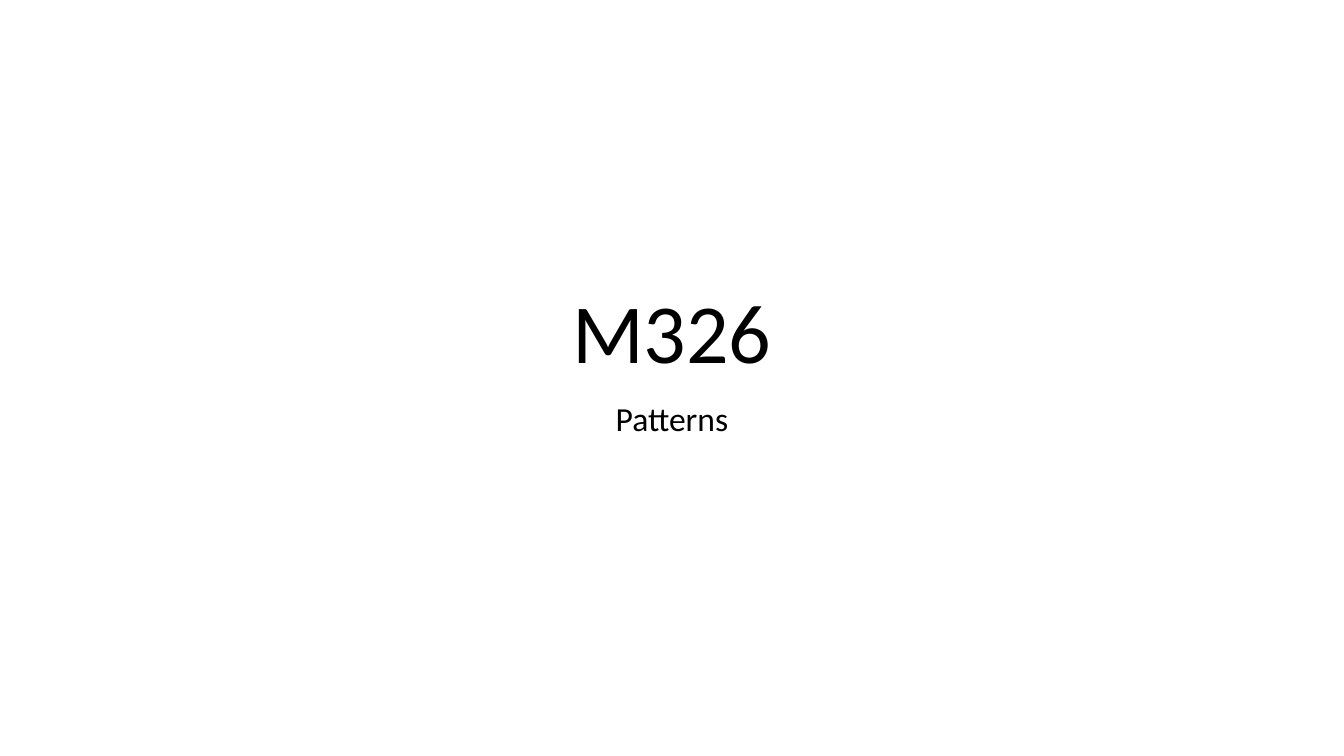
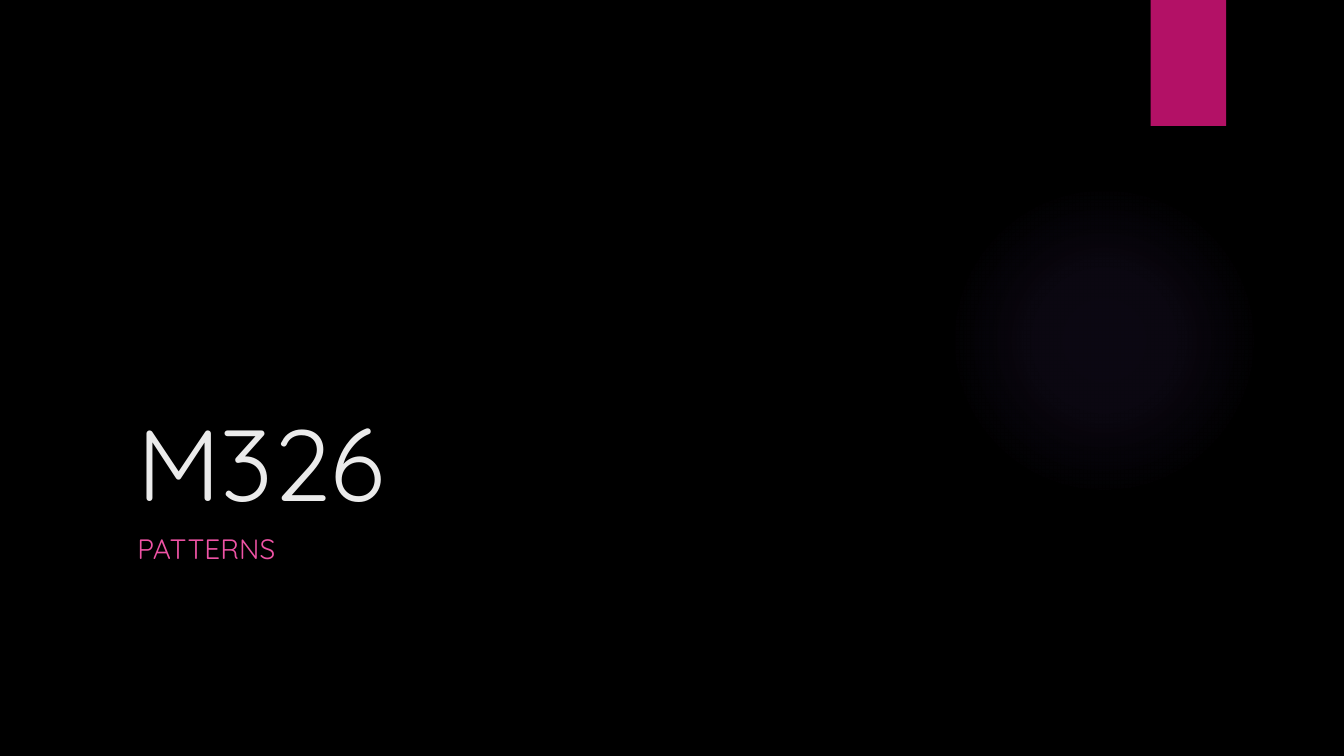
Before and after one commit to Kuraikari/M326, a slide deck: slide 1 of m326.pptx. Drawn at 1344x756 pixels with LibreOffice and Linux fonts; fonts in the diff are those of the drawing; background and template pictures are left out. Boxes give left, top, right and bottom in pixels: in the first picture for what was removed or moved away, otherwise in the second. Text is boxed around its words. In the diff, an @@ line names an element or a change of style, - is before the commit and + after.

```diff
--- a/m326.pptx
+++ b/m326.pptx
@@ background #FFFFFF to picture (left out) @@
@@ rectangle added at (1150,0,1226,126), fill #B31166 @@
@@ title "M326": place and size @@
-title "M326" at (572,306,771,364)
+title "M326" at (137,428,384,502)
@@ title "M326" at (137,428,384,502): size 60 to 72 pt, font Calibri to Quicksand, text colour #000000 to #EBEBEB; alignment centre to left; line spacing 0.9 to 1 @@
@@ ellipse added at (949,185,1259,495), fill gradient #9B6BF2 @@
@@ subtitle at (137,539,275,560): text changed; size 24 to 20 pt; font Calibri to Quicksand; text colour #000000 to #EF53A5 @@
-Patterns
+PATTERNS
```
Also in this commit, not shown: 4 other slides changed, 10 slides added, 1 slide removed.
